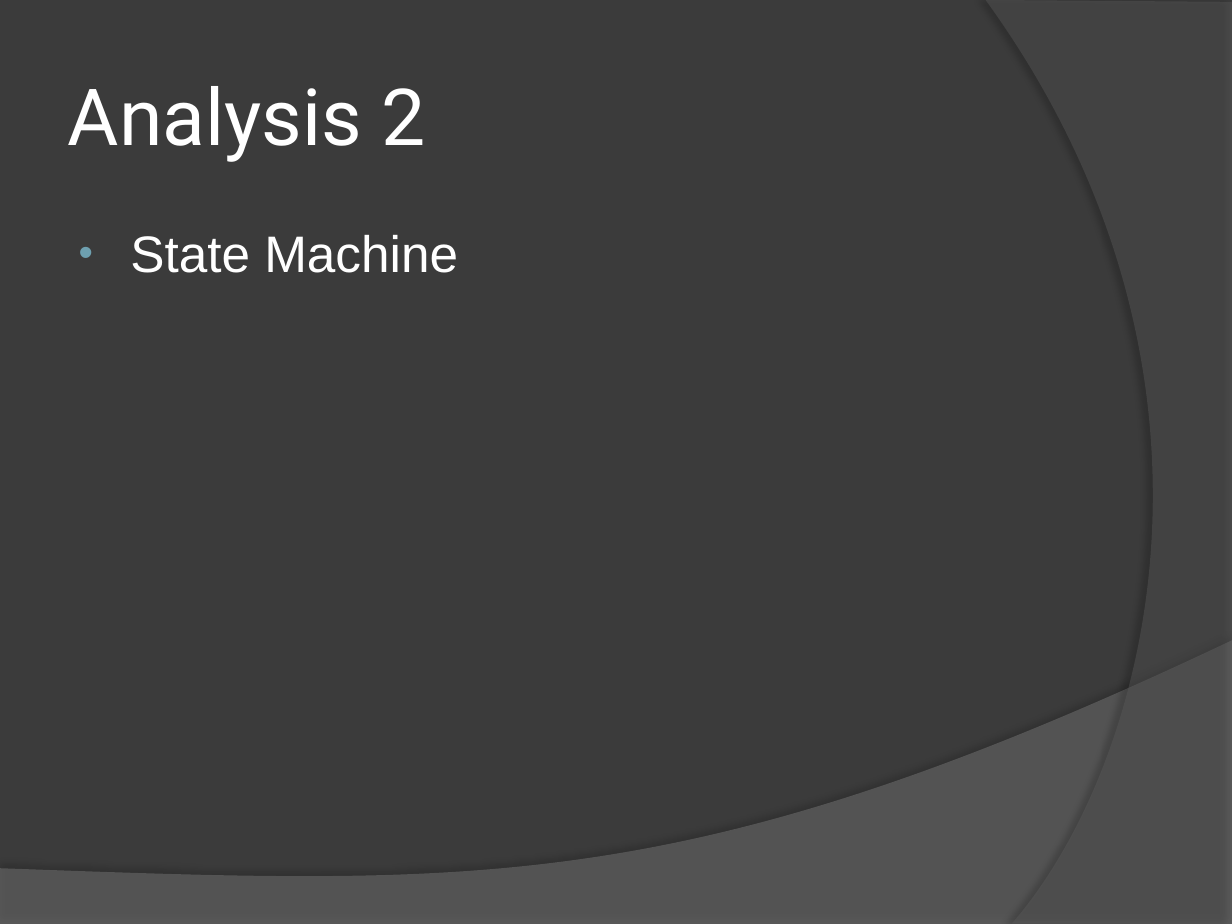
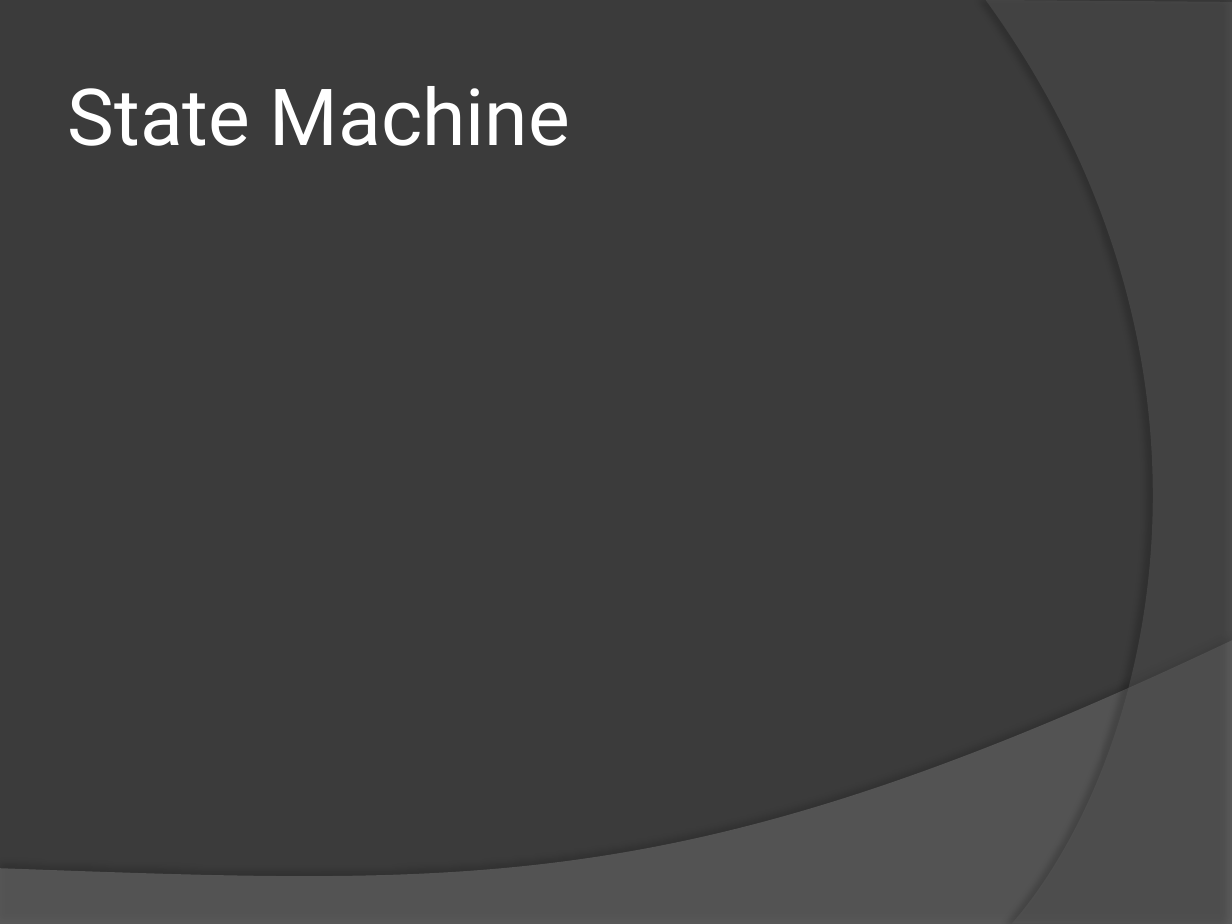
Before and after one commit to bsclayt1/CSE360-Project, a slide deck: slide 10 of Presentation/Presentation.pptx (slide 11 before the commit). Drawn at 1232x924 pixels with LibreOffice and Linux fonts; fonts in the diff are those of the drawing. Boxes give left, top, right and bottom in pixels: in the first picture for what was removed or moved away, otherwise in the second. Text is boxed around its words. In the diff, an @@ line names an element or a change of style, - is before the commit and + after.

```diff
--- a/Presentation/Presentation.pptx
+++ b/Presentation/Presentation.pptx
@@ title at <box>68,86,570,146</box>: text changed @@
-Analysis 2
+State Machine
@@ text removed at <box>130,235,458,273</box> @@
-• State Machine
```
Also in this commit, not shown: 8 other slides changed, 1 slide added, 4 slides removed, 8 other files.
